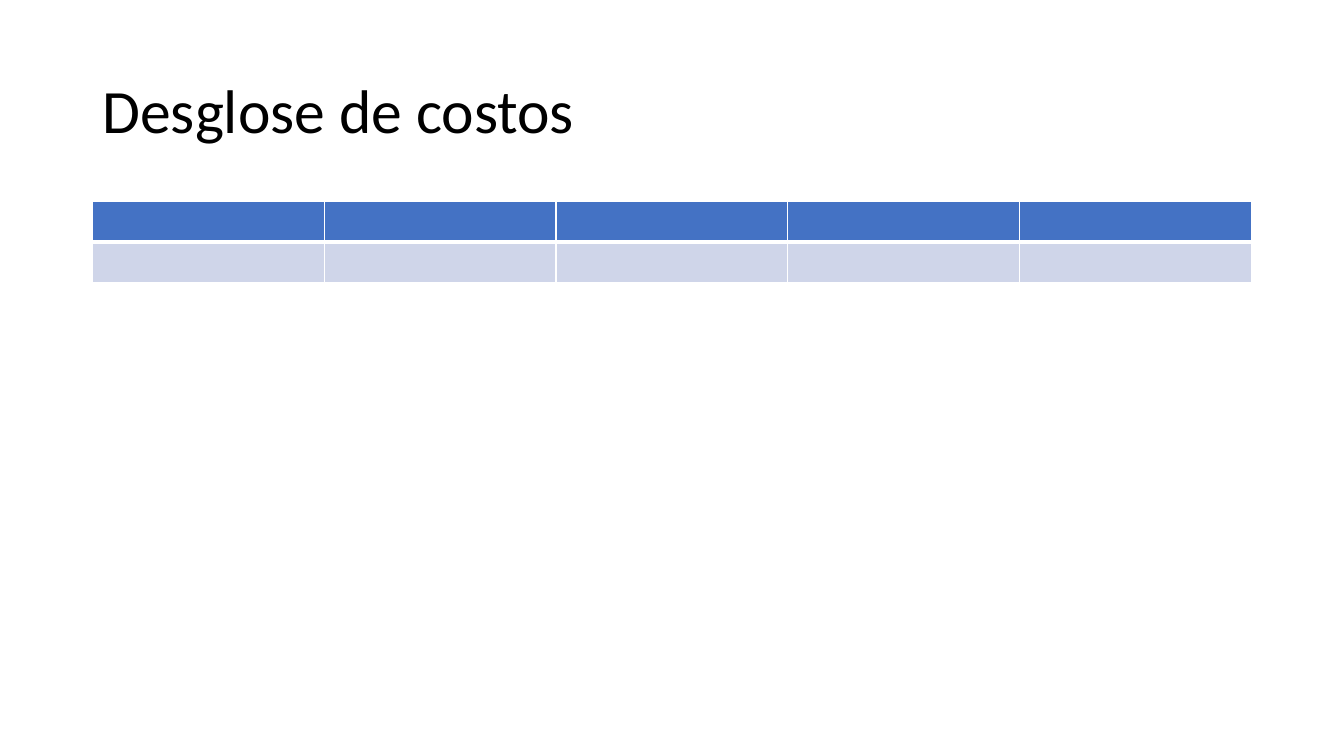
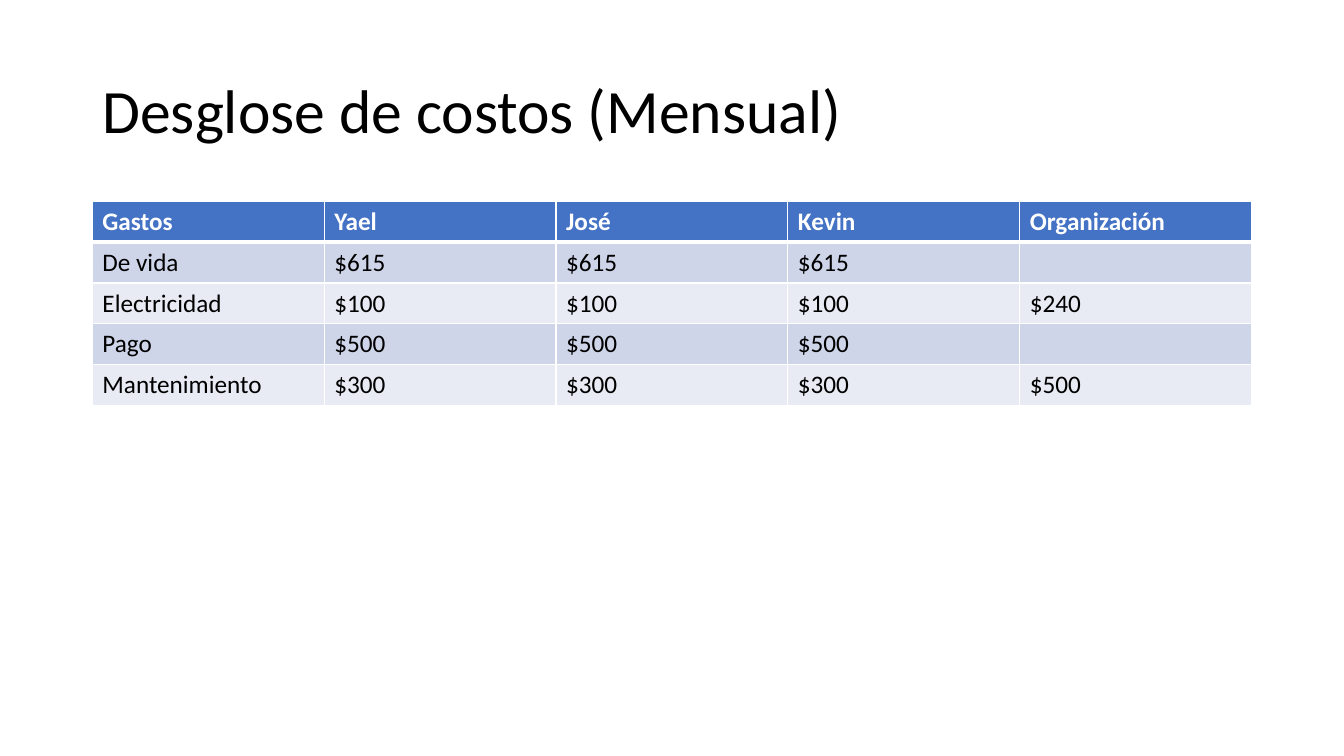
Before and after one commit to DerTee/Framework-Joyeuse, a slide deck: slide 3 of Presentaciones/4.6 Presupuesto.pptx. Drawn at 1344x756 pixels with LibreOffice and Linux fonts; fonts in the diff are those of the drawing. Boxes give left, top, right and bottom in pixels: in the first picture for what was removed or moved away, otherwise in the second. Text is boxed around its words. In the diff, an @@ line names an element or a change of style, - is before the commit and + after.

```diff
--- a/Presentaciones/4.6 Presupuesto.pptx
+++ b/Presentaciones/4.6 Presupuesto.pptx
@@ title at box(102, 88, 841, 144): text changed @@
-Desglose de costos
+Desglose de costos (Mensual)
@@ table at box(93, 202, 1252, 406) @@
-row 1:  |  |  |  | 
-row 2:  |  |  |  | 
+row 1: Gastos | Yael | José | Kevin | Organización
+row 2: De vida | $615 | $615 | $615 | 
+row 3: Electricidad | $100 | $100 | $100 | $240
+row 4: Pago | $500 | $500 | $500 | 
+row 5: Mantenimiento | $300 | $300 | $300 | $500
```
Also in this commit, not shown: 4 other files.
